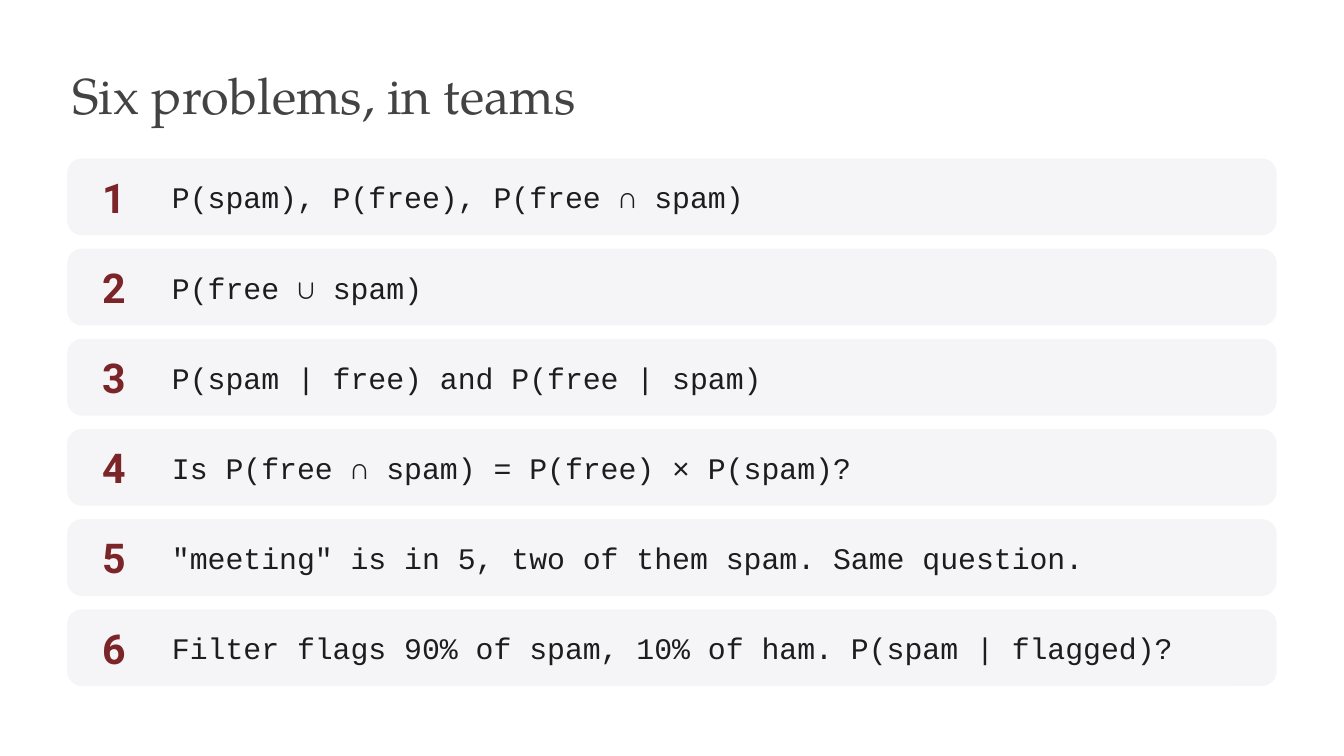
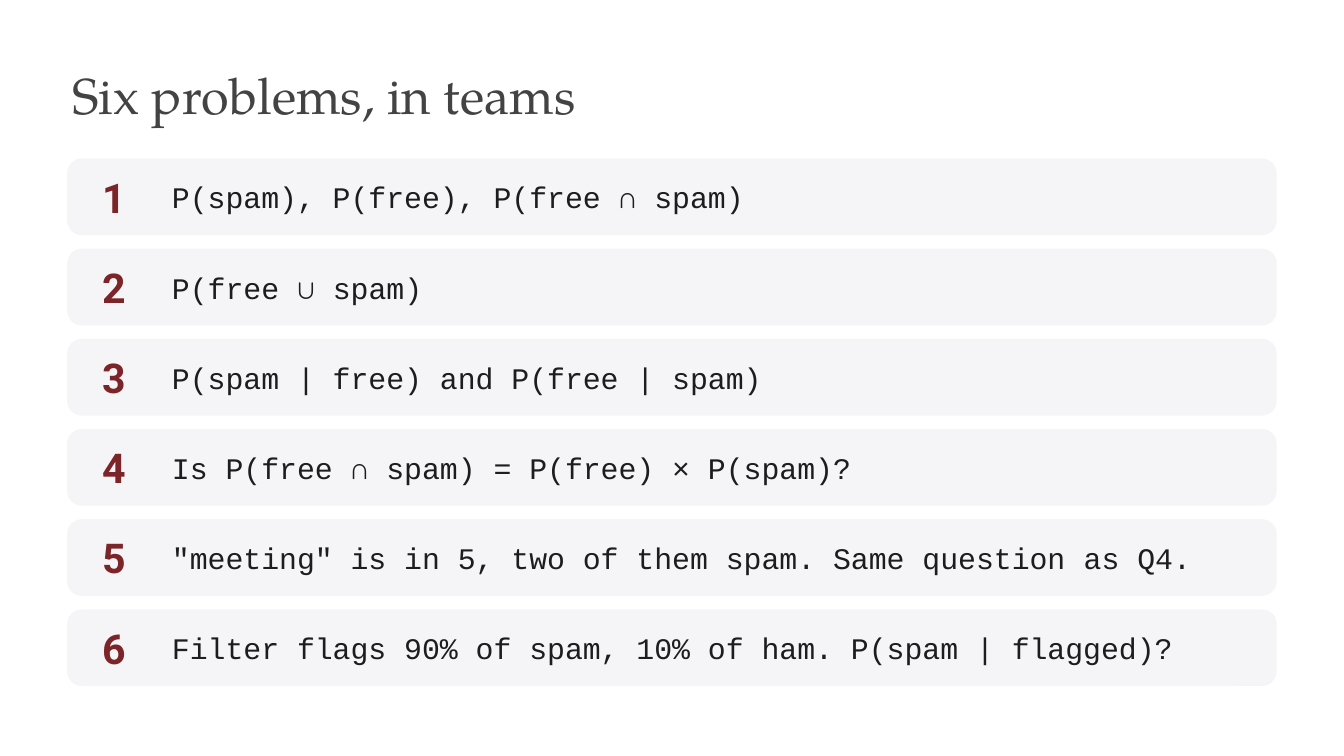
Before and after one commit to edavalosanaya/CSCI3495_NLP_LLMs_Student, a slide deck: slide 10 of weeks/week-04/class-01/lecture/slides.pptx. Drawn at 1344x756 pixels with LibreOffice and Linux fonts; fonts in the diff are those of the drawing; background and template pictures are left out. Boxes give left, top, right and bottom in pixels: in the first picture for what was removed or moved away, otherwise in the second. Text is boxed around its words. In the diff, an @@ line names an element or a change of style, - is before the commit and + after.

```diff
--- a/weeks/week-04/class-01/lecture/slides.pptx
+++ b/weeks/week-04/class-01/lecture/slides.pptx
@@ text at <box>172,548,1191,576</box>: text changed @@
-"meeting" is in 5, two of them spam. Same question.
+"meeting" is in 5, two of them spam. Same question as Q4.
```
Also in this commit, not shown: 3 other slides changed, 12 other files.
